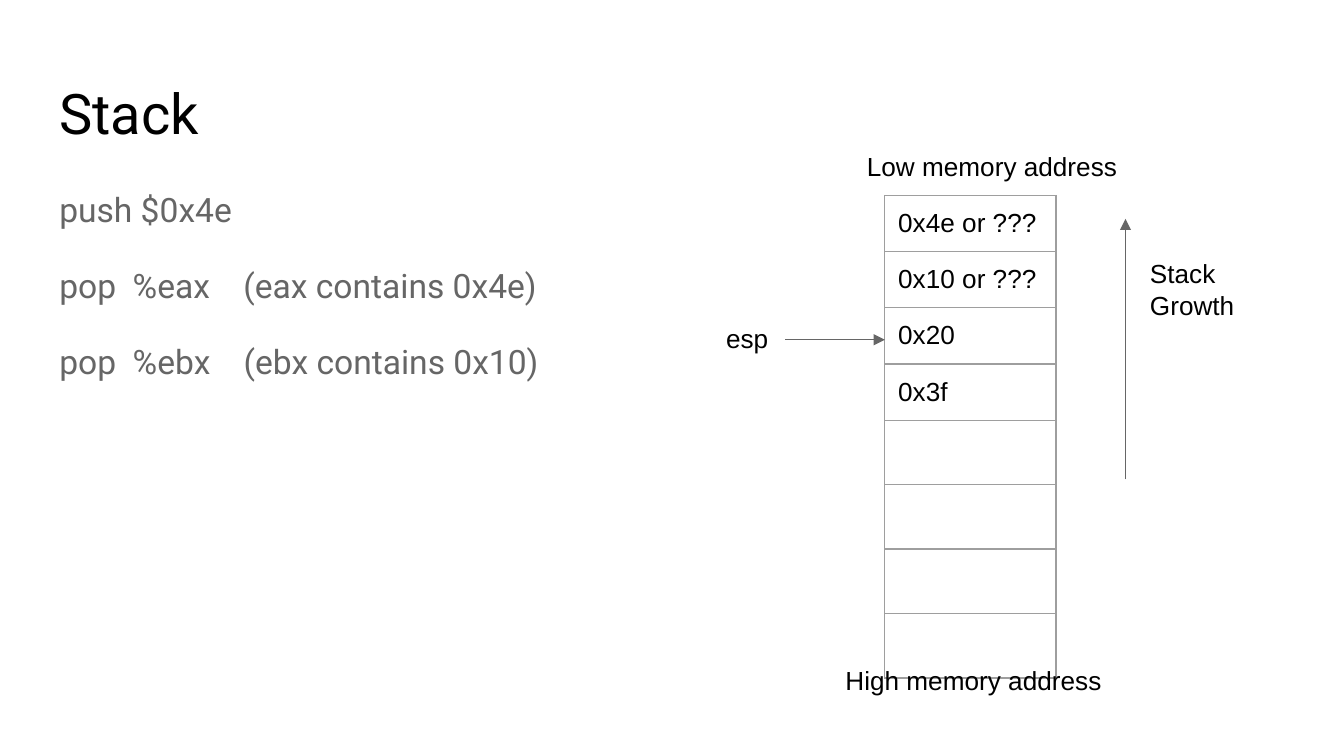
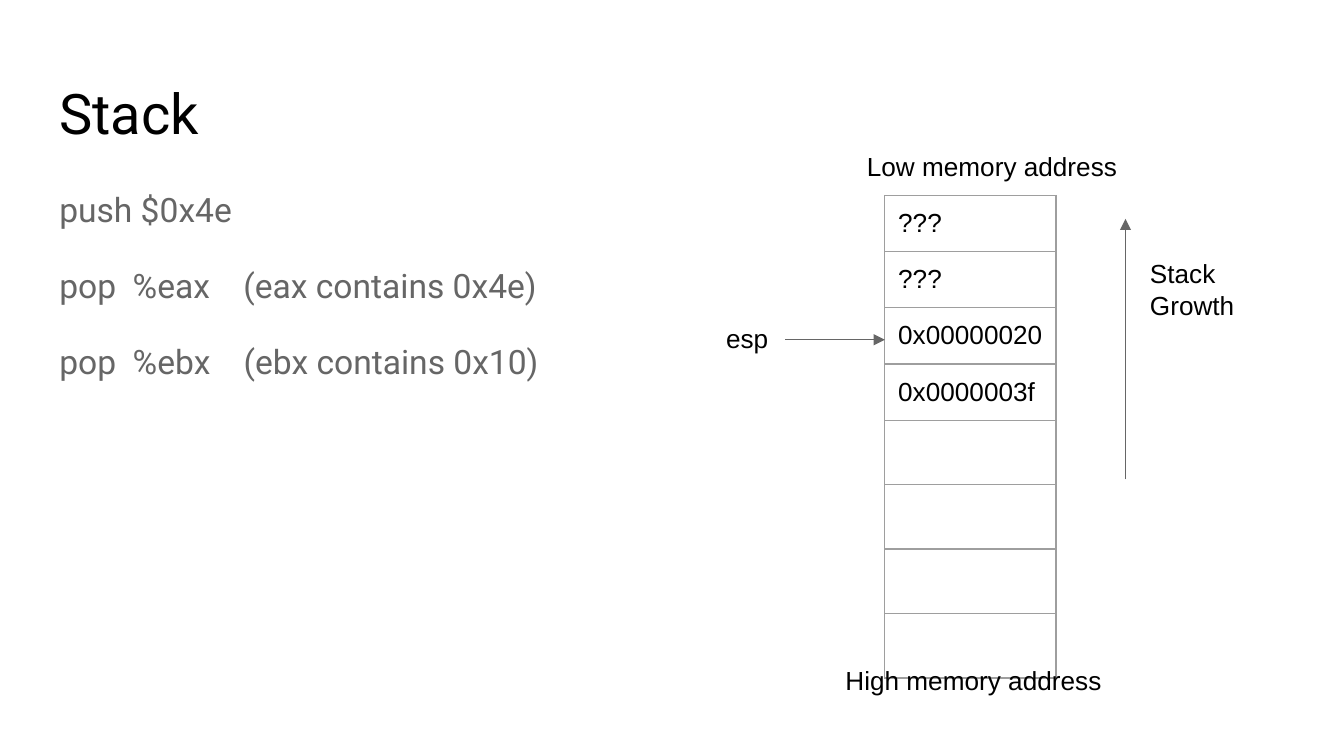
Before and after one commit to kaishenwang/MP1Disucssion, a slide deck: slide 13 of week1/Intro_OS_2019.pptx (slide 12 before the commit). Drawn at 1344x756 pixels with LibreOffice and Linux fonts; fonts in the diff are those of the drawing. Boxes give left, top, right and bottom in pixels: in the first picture for what was removed or moved away, otherwise in the second. Text is boxed around its words. In the diff, an @@ line names an element or a change of style, - is before the commit and + after.

```diff
--- a/week1/Intro_OS_2019.pptx
+++ b/week1/Intro_OS_2019.pptx
@@ table at (884, 195, 1055, 636) @@
-row 1, column 1: 0x4e or ???
+row 1, column 1: ???
-row 2, column 1: 0x10 or ???
+row 2, column 1: ???
-row 3, column 1: 0x20
+row 3, column 1: 0x00000020
-row 4, column 1: 0x3f
+row 4, column 1: 0x0000003f
```
Also in this commit, not shown: 10 other slides changed, 1 slide added.
